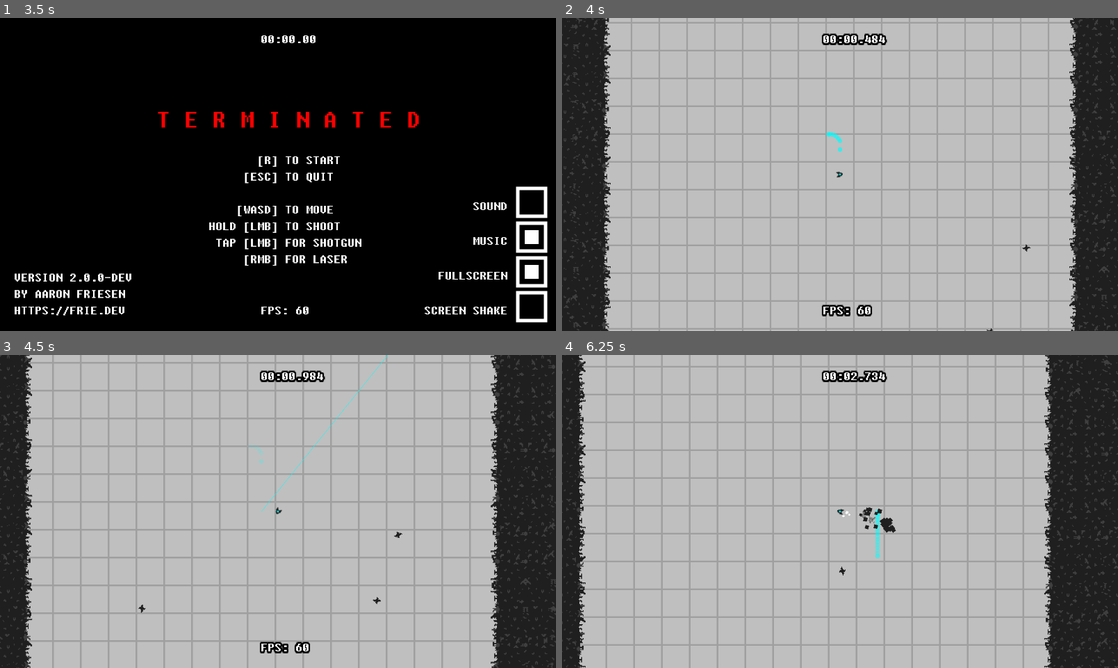
Above: before the commit, frames 1-4 (two rows, left to right).
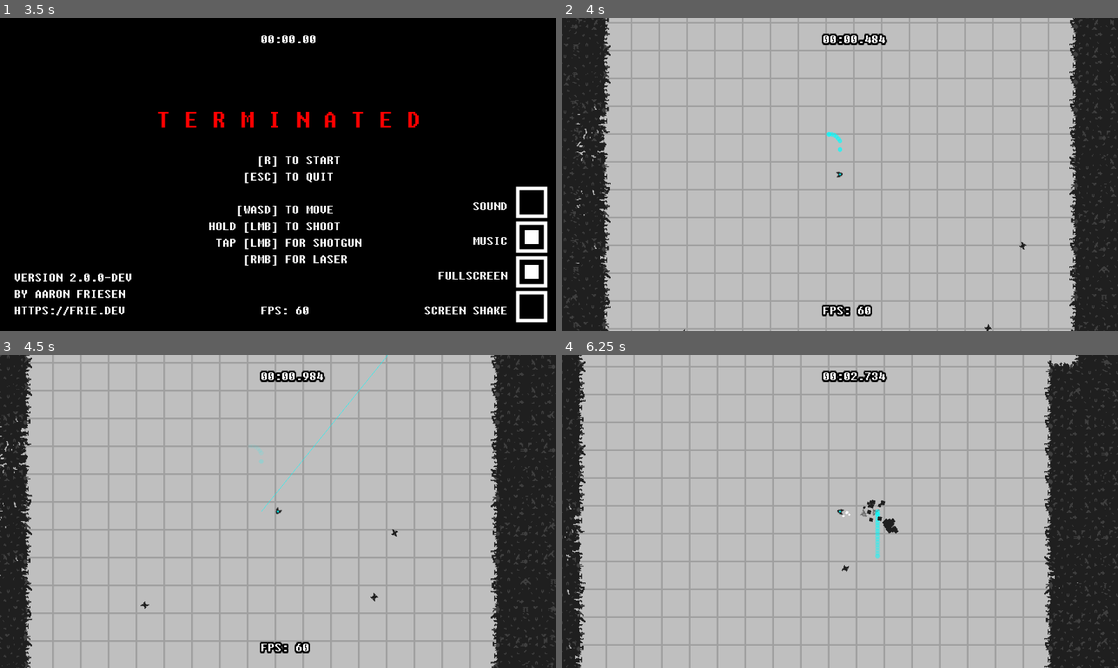
Above: after the commit, the same moments.

Repository: friedev/terminated
Game: Godot game, scene res://scenes/Main.tscn
The game is run twice, just before and just after one commit, with the same random seed, the same clock (stepped at 60 frames per second) and the same inputs. Sound files missing from this copy of the repository are replaced by a short silence.
Inputs (mouse positions are in pixels of both pictures, inside the frame that each line leads up to):
- Up to frame 1 (3.5 s): click (533, 305) at 0.5 s; click (533, 202) at 1.25 s; click (533, 237) at 2 s; tap Enter at 2.75 s; move the mouse to (400, 158) at 2.77 s; hold Right (right) from 2.78 s (still down); hold F (fps) from 2.78 s (still down)
- Up to frame 2 (4 s): tap R (restart) at 3.5 s; move the mouse to (728, 190) at 3.52 s; release Right (right) at 3.53 s; release F (fps) at 3.53 s; hold Down (down) from 3.53 s (still down); click (728, 190) at 3.6 s
- Up to frame 3 (4.5 s): move the mouse to (333, 442) at 4.27 s; release Down (down) at 4.28 s; hold Right (right) from 4.28 s (still down); hold Right mouse button (shoot2) from 4.28 s (still down)
- Up to frame 4 (6.25 s): move the mouse to (812, 574) at 5.02 s; release Right (right) at 5.03 s; release Right mouse button (shoot2) at 5.03 s; hold Up (up) 5.03-5.78 s; tap F (fps) at 5.1 s; move the mouse to (1006, 558) at 5.77 s; press the mouse at (1006, 558) at 5.78 s; hold Left (left) from 5.78 s (still down)

Frame 1 is identical in both runs. In frame 2, 0.3% of the frame differs, in the area x 1-85%, y 26-100%; in frame 3, 0.3%; in frame 4, 0.6%, in the area x 0-94%, y 0-100%.

Commit message:
Update walls
- Add damaged wall sprites to tileset
- Fix enemy-tilemap collisions
- Split tilemap into floor and walls, so the floor is visible through
  damaged walls
- Weak enemies die when hitting walls
- Strong enemies destroy walls
- Laser destroys walls

Diff:
--- a/scenes/Main.tscn
+++ b/scenes/Main.tscn
@@ -259,6 +259,15 @@
 collision_mask = 17
 format = 1
 
+[node name="FloorTileMap" type="TileMap" parent="."]
+tile_set = SubResource( 1 )
+cell_size = Vector2( 32, 32 )
+cell_custom_transform = Transform2D( 0, 0, 0, 0, 0, 0 )
+centered_textures = true
+collision_layer = 17
+collision_mask = 17
+format = 1
+
 [node name="Player" parent="." instance=ExtResource( 3 )]
 
 [node name="HUDLayer" type="CanvasLayer" parent="."]
--- a/scenes/enemies/BasicEnemy.tscn
+++ b/scenes/enemies/BasicEnemy.tscn
@@ -39,6 +39,7 @@
 [node name="Sprite" type="AnimatedSprite" parent="."]
 rotation = 1.5708
 frames = SubResource( 3 )
+frame = 1
 playing = true
 
 [node name="HurtSound" type="AudioStreamPlayer2D" parent="."]
--- a/scripts/Bullet.gd
+++ b/scripts/Bullet.gd
@@ -29,7 +29,9 @@
 			var cellv = tilemap.world_to_map(position) - collision.normal
 			var tile_id = tilemap.get_cellv(cellv)
 			if 0 < tile_id and tile_id < 9:
-				var new_tile_id = max(0, tile_id - 1)
+				var new_tile_id = tile_id - 1
+				if new_tile_id <= 0:
+					new_tile_id = -1
 				var flip_x = tilemap.is_cell_x_flipped(cellv.x, cellv.y)
 				var flip_y = tilemap.is_cell_y_flipped(cellv.x, cellv.y)
 				tilemap.set_cellv(cellv, new_tile_id, flip_x, flip_y)
--- a/scripts/Enemy.gd
+++ b/scripts/Enemy.gd
@@ -89,28 +89,45 @@
 		collision = move_and_collide(velocity * delta, true, true, true)
 
 	if collision:
-		if collision.collider == player:
-			player.die()
-		elif collision.collider.is_in_group("enemies"):
-			if max_health > 1 and collision.collider.max_health == 1:
-				collision.collider.die()
-			elif max_health == 1 and collision.collider.max_health > 1:
-				die()
-				return
-		elif collision.collider is TileMap:
-			# TODO merge with other implementations
-			var tilemap = collision.collider
-			var cellv = tilemap.world_to_map(position) - collision.normal
-			var tile_id = tilemap.get_cellv(cellv)
-			if 0 < tile_id and tile_id < 9:
-				var new_tile_id = max(0, tile_id - 1)
-				var flip_x = tilemap.is_cell_x_flipped(cellv.x, cellv.y)
-				var flip_y = tilemap.is_cell_y_flipped(cellv.x, cellv.y)
-				tilemap.set_cellv(cellv, new_tile_id, flip_x, flip_y)
+		self.handle_collision(collision)
 
 	if not flocking:
 		velocity = move_and_slide(velocity)
-
+		for slide_idx in range(get_slide_count()):
+			self.handle_collision(get_slide_collision(slide_idx))
+
+
+func handle_collision(collision: KinematicCollision2D) -> void:
+	if collision.collider == player:
+		player.die()
+	elif collision.collider.is_in_group("enemies"):
+		if max_health > 1 and collision.collider.max_health == 1:
+			collision.collider.die()
+		elif max_health == 1 and collision.collider.max_health > 1:
+			die()
+			return
+	elif collision.collider is TileMap:
+		print(OS.get_ticks_msec())
+		# TODO merge with other implementations
+		var tilemap: TileMap = collision.collider
+		var cellv = tilemap.world_to_map(collision.position + collision.travel)
+		var tile_id = tilemap.get_cellv(cellv)
+		if 0 < tile_id and tile_id < 9:
+			var damage: int
+			if max_health == 1:
+				damage = 1
+			else:
+				damage = 9
+			var new_tile_id = tile_id - damage
+			if new_tile_id <= 0:
+				new_tile_id = -1
+			var flip_x = tilemap.is_cell_x_flipped(cellv.x, cellv.y)
+			var flip_y = tilemap.is_cell_y_flipped(cellv.x, cellv.y)
+			tilemap.set_cellv(cellv, new_tile_id, flip_x, flip_y)
+			tilemap.update_dirty_quadrants()
+		if max_health == 1:
+			die()
+			return
 
 func direction_to_player() -> Vector2:
 	return -Vector2(1, 0).rotated(position.angle_to_point(player.position))
--- a/scripts/Main.gd
+++ b/scripts/Main.gd
@@ -87,8 +87,9 @@
 	var arena_tiles = arena_radius / $TileMap.cell_size.x
 	for x in range(-map_tiles, map_tiles + 1):
 		for y in range(-map_tiles, map_tiles + 1):
+			$FloorTileMap.set_cell(x, y, 0)
 			if abs(x) <= arena_tiles and abs(y) <= arena_tiles:
-				$TileMap.set_cell(x, y, 0)
+				$TileMap.set_cell(x, y, -1)
 			elif abs(x) == map_tiles or abs(y) == map_tiles:
 				$TileMap.set_cell(x, y, TILE_HEALTH + 1)
 			else:
@@ -133,8 +134,9 @@
 func spawn_enemy(enemy_scene):
 	# Make sure to update splitter spawn code too (Enemy.gd)
 	var instance = enemy_scene.instance()
-	var pos_range = (randf() * 2 - 1) * arena_radius
-	var pos_binary = (randi() % 2 * 2 - 1) * arena_radius
+	var padding := 4
+	var pos_range = (randf() * 2 - 1) * (arena_radius - padding)
+	var pos_binary = (randi() % 2 * 2 - 1) * (arena_radius - padding)
 	var x
 	var y
 	if randi() % 2 == 0:
--- a/scripts/Player.gd
+++ b/scripts/Player.gd
@@ -285,7 +285,9 @@
 			var cellv = object_hit.world_to_map(position_hit)
 			var tile_id = tilemap.get_cellv(cellv)
 			if 0 < tile_id and tile_id < 9:
-				var new_tile_id = max(0, tile_id - 1)
+				var new_tile_id = tile_id - 9
+				if new_tile_id <= 0:
+					new_tile_id = -1
 				var flip_x = tilemap.is_cell_x_flipped(cellv.x, cellv.y)
 				var flip_y = tilemap.is_cell_y_flipped(cellv.x, cellv.y)
 				tilemap.set_cellv(cellv, new_tile_id, flip_x, flip_y)
Binary file changed: sprites/tileset.png
Not shown, changed: TODO.md
